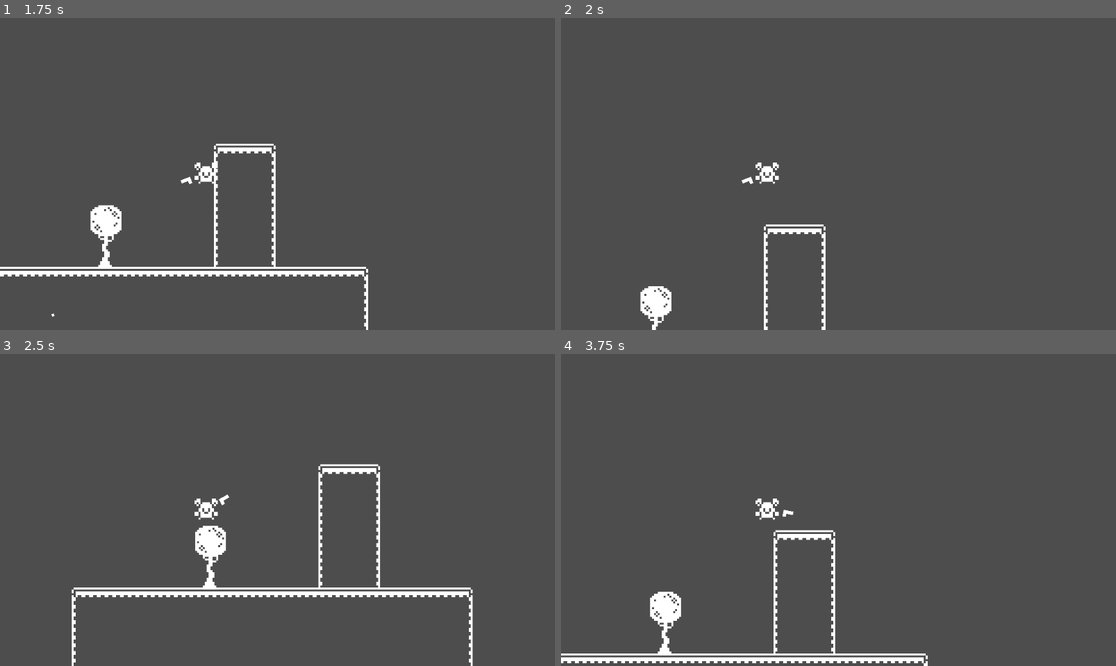
Above: before the commit, frames 1-4 (two rows, left to right).
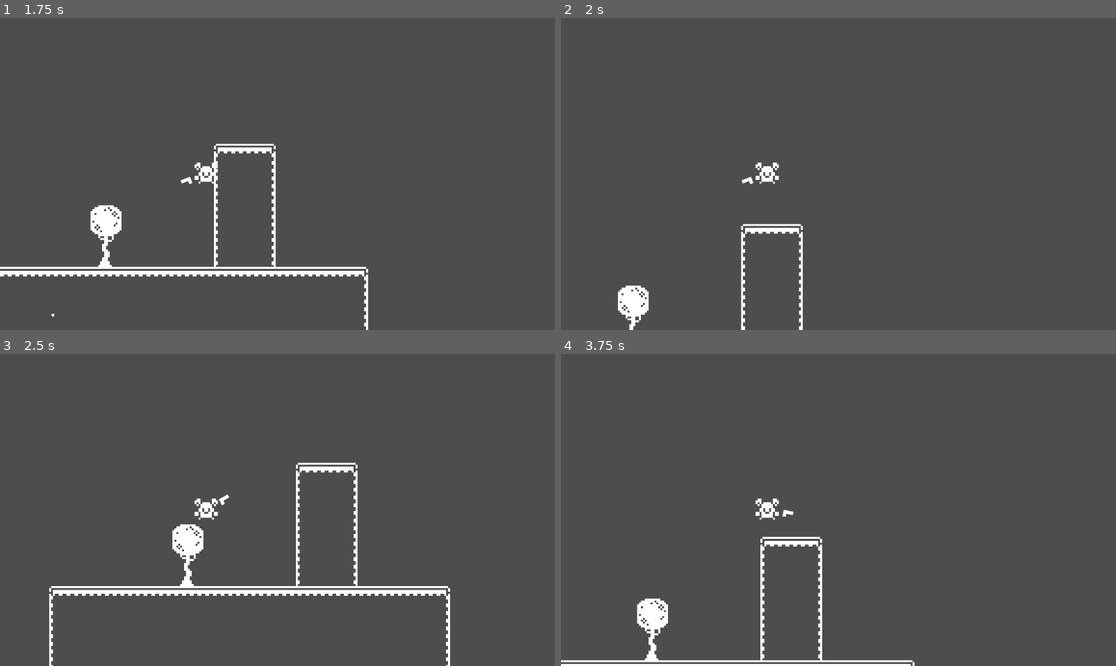
Above: after the commit, the same moments.

Repository: CarsonDecker24/2D-Platformer
Game: Godot game, scene res://level_1.tscn
Same seed, same stepped clock (60 frames per second), same inputs: the game is played once before the commit and once after it.
Inputs (mouse positions are in pixels of both pictures, inside the frame that each line leads up to):
- Up to frame 1 (1.75 s): tap Enter at 0.5 s; move the mouse to (399, 158) at 0.52 s; hold D (move_right) from 0.53 s (still down); tap W (jump) at 0.6, 0.77, 1.07, 1.52, 1.55 s; move the mouse to (166, 189) at 1.27 s; click (166, 189) at 1.35 s
- Up to frame 2 (2 s): keep holding D (move_right); tap W (jump) at 1.82 s
- Up to frame 3 (2.5 s): move the mouse to (333, 441) at 2.02 s; release D (move_right) at 2.03 s; hold A (move_left) from 2.03 s (still down); tap W (jump) at 2.1 s
- Up to frame 4 (3.75 s): move the mouse to (810, 572) at 2.77 s; release A (move_left) at 2.78 s; hold D (move_right) from 2.78 s (still down); click (810, 572) at 2.85 s; tap W (jump) at 3.02, 3.05, 3.32, 3.6 s; move the mouse to (1005, 556) at 3.52 s

Frame 1 is identical in both runs. In frame 2, 1.9% of the frame differs, in the area x 10-48%, y 65-100%; in frame 3, 4.6%, in the area x 8-86%, y 34-100%; in frame 4, 3.9%.

Commit message:
wall jump

Diff:
--- a/Player.gd
+++ b/Player.gd
@@ -64,7 +64,8 @@
 
 	if wall_sliding and Input.is_action_just_pressed("jump"):
 		velocity.y = JUMP_VELOCITY
-		velocity.x = 1000 * facing * -1
+		velocity.x = 100
+		#have an amount of time before you can start moving again after
 
 	if velocity.y > max_fall_speed:
 		velocity.y = max_fall_speed
